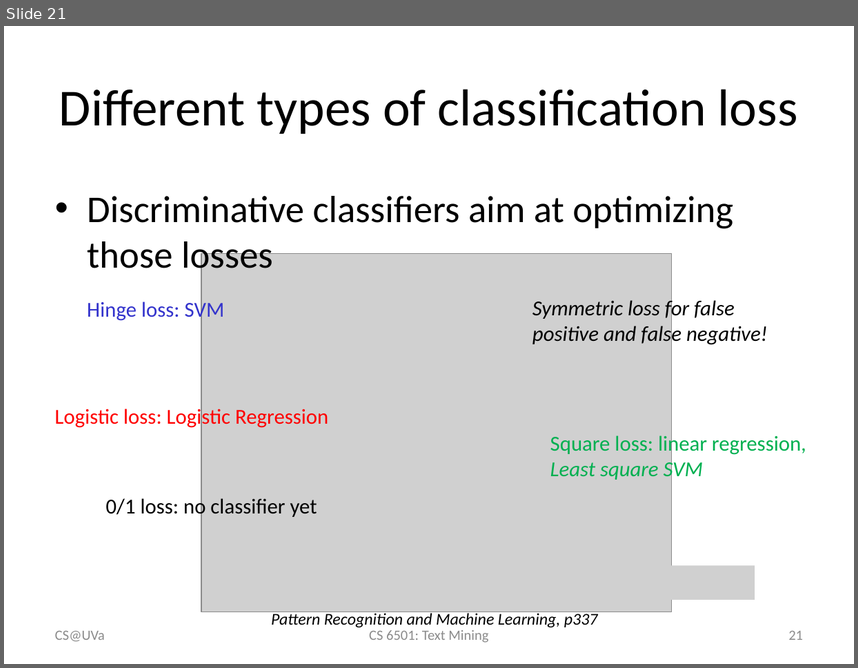
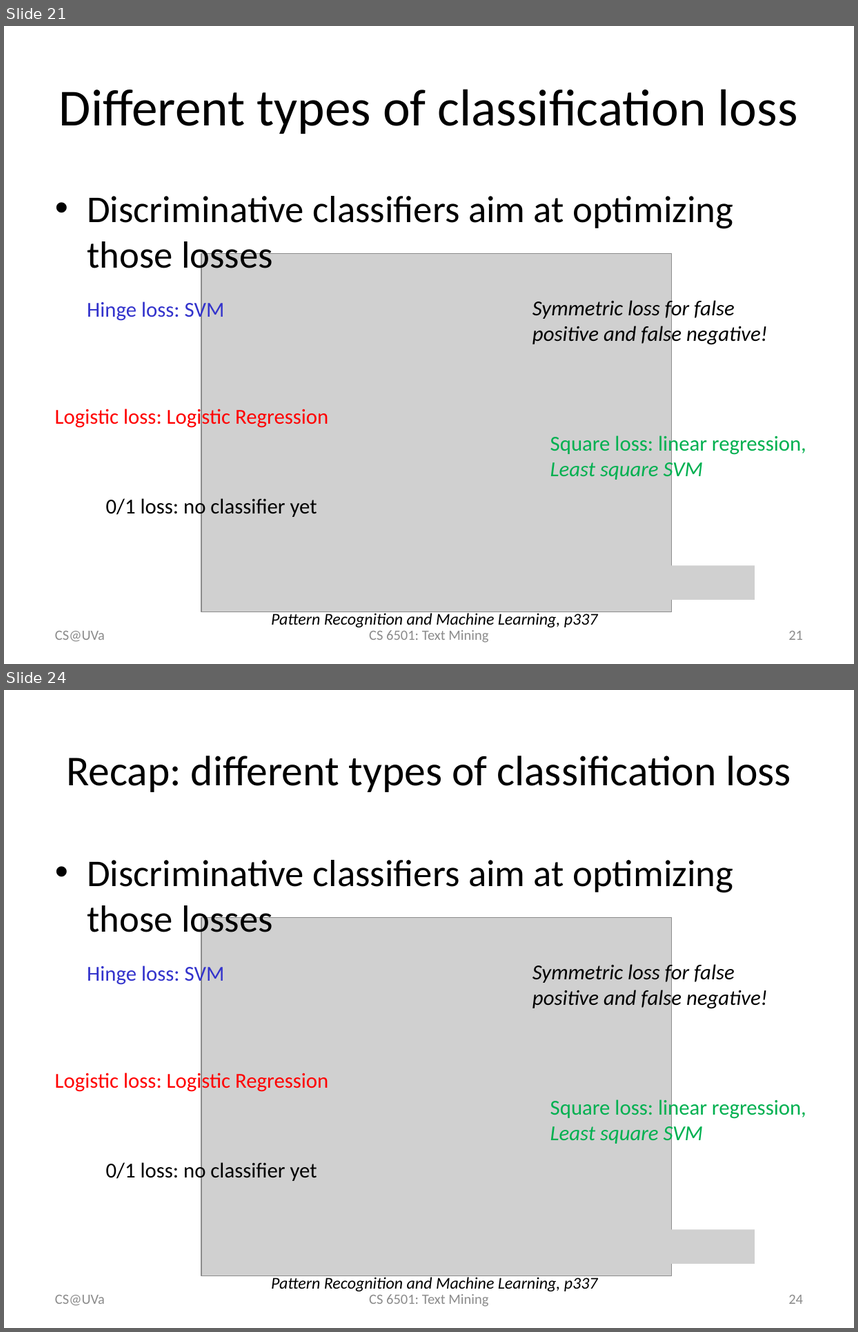
Before and after one commit to wang296/CS6501-Text-Mining, a slide deck: docs/svm.pptx. Shown one above the other, each under a label of ours: slide 21 before the commit, slides 21 and 24 after it; the slides between them are not shown. The pictures are 858x668 and 858x1332 pixels, drawn with LibreOffice and Linux fonts; fonts in the diff are those of the drawing; grey boxes stand for pictures. Boxes give left, top, right and bottom in pixels: in the first picture for what was removed or moved away, otherwise in the second. Text is boxed around its words. In the diff, an @@ line names an element or a change of style, - is before the commit and + after.

```diff
--- a/docs/svm.pptx
+++ b/docs/svm.pptx
@@ slide 24 added at bbox=[4, 690, 854, 1328], background #FFFFFF @@
@@ title added at bbox=[66, 756, 791, 792], 36 pt, text #000000 @@
+Recap: different types of classification loss
@@ text added at bbox=[87, 860, 733, 940], 32 pt, text #000000 @@
+• Discriminative classifiers aim at optimizing those losses
@@ picture added at bbox=[201, 918, 671, 1276] @@
@@ text added at bbox=[87, 963, 225, 986], 18 pt, text #3333CC @@
+Hinge loss: SVM
@@ text added at bbox=[533, 961, 768, 1010], 18 pt, text #000000, italic @@
+Symmetric loss for false positive and false negative!
@@ text added at bbox=[55, 1069, 328, 1093], 18 pt, text #FF0000 @@
+Logistic loss: Logistic Regression
@@ text added at bbox=[550, 1096, 806, 1145], 18 pt, text #00B050 @@
+Square loss: linear regression, Least square SVM
@@ text added at bbox=[106, 1159, 317, 1183], 18 pt, text #000000 @@
+0/1 loss: no classifier yet
@@ picture added at bbox=[657, 1229, 755, 1263] @@
@@ text added at bbox=[271, 1274, 598, 1291], 14 pt, text #000000, italic @@
+Pattern Recognition and Machine Learning, p337
@@ text added at bbox=[55, 1294, 105, 1305], 12 pt, text #8C8C8C @@
+CS@UVa
@@ text added at bbox=[369, 1294, 488, 1306], 12 pt, text #8C8C8C @@
+CS 6501: Text Mining
@@ page number added at bbox=[789, 1294, 803, 1303], 12 pt, text #8C8C8C @@
+24
```
Also in this commit, not shown: 4 slides changed, 2 other slides added, 2 other files.
